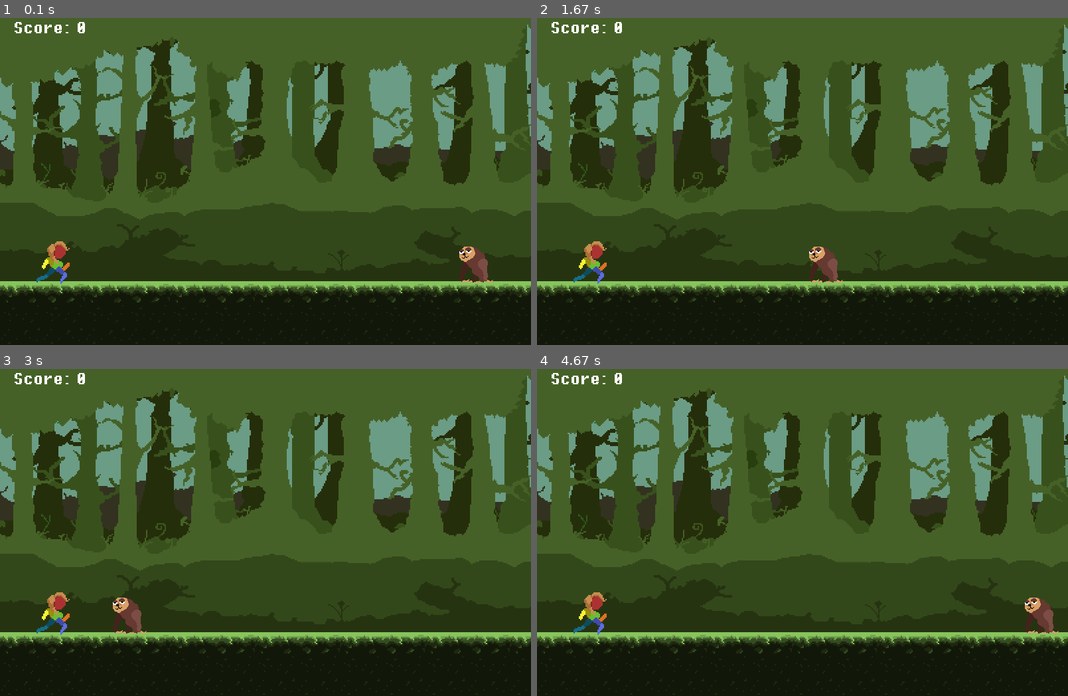
Above: before the commit, frames 1-4 (two rows, left to right).
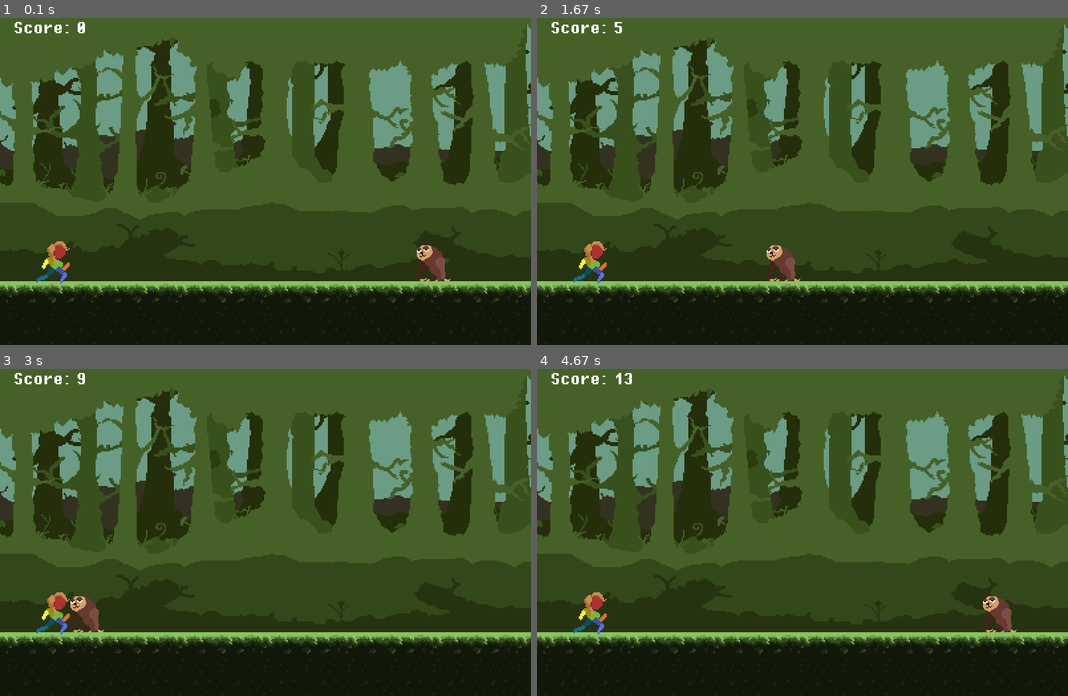
Above: after the commit, the same moments.

Repository: mattfwilson/pygame
Game: pygame game, started from platformer/scroller.py
The game is run twice, just before and just after one commit, with the same random seed, the same clock (stepped at 60 frames per second) and the same inputs.
Inputs (mouse positions are in pixels of both pictures, inside the frame that each line leads up to):
- Up to frame 1 (0.1 s): no input
- Up to frame 2 (1.67 s): press the mouse at (940, 263) at 0.37 s; move the mouse to (860, 171) at 0.47 s; release the mouse at (781, 83) at 0.6 s; press the mouse at (898, 263) at 0.7 s; move the mouse to (760, 266) at 0.8 s; release the mouse at (616, 273) at 0.93 s; press the mouse at (860, 263) at 1.03 s; move the mouse to (775, 191) at 1.13 s; release the mouse at (690, 119) at 1.27 s; press the mouse at (823, 263) at 1.37 s; move the mouse to (802, 279) at 1.47 s; release the mouse at (791, 299) at 1.6 s
- Up to frame 3 (3 s): press the mouse at (244, 614) at 1.7 s; move the mouse to (153, 565) at 1.8 s; release the mouse at (69, 516) at 1.93 s; press the mouse at (201, 614) at 2.03 s; move the mouse to (307, 630) at 2.13 s; release the mouse at (414, 646) at 2.27 s; press the mouse at (164, 614) at 2.37 s; move the mouse to (281, 555) at 2.47 s; release the mouse at (398, 496) at 2.6 s; press the mouse at (127, 614) at 2.7 s; move the mouse to (138, 584) at 2.8 s; release the mouse at (153, 555) at 2.93 s
- Up to frame 4 (4.67 s): press the mouse at (621, 614) at 3.03 s; move the mouse to (632, 571) at 3.13 s; release the mouse at (643, 529) at 3.27 s; press the mouse at (579, 614) at 3.37 s; move the mouse to (632, 506) at 3.47 s; release the mouse at (685, 401) at 3.6 s; press the mouse at (547, 614) at 3.7 s; move the mouse to (690, 522) at 3.8 s; release the mouse at (834, 434) at 3.93 s; click (1014, 614) at 4.55 s

The runs differ from the first frame. In frame 1, 0.9% of the frame differs, in the area x 78-93%, y 69-82%; in frame 2, 0.9%; in frame 3, 0.9%; in frame 4, 0.9%, in the area x 14-99%, y 1-82%.

Commit message:
Score updates when mouse is over enemy.

Diff:
--- a/platformer/scroller.py
+++ b/platformer/scroller.py
@@ -7,33 +7,49 @@
 pg.display.set_caption('Platformer v1.0') # renames the title of the pygame window
 score_font = pg.font.Font('resources/font/PixelOperator-Bold.ttf', 30) # creates font surface (font-family, font-size)
 
-bg_surf = pg.image.load('resources/bg.png') # create an image surface
-ground_surf = pg.image.load('resources/ground.png')
-sloth_surf = pg.image.load('resources/enemy_sloth.png').convert_alpha() # creates font attributes (string, anti-aliasing, color)
-sloth_x_pos = 700
-
 score = 0
 score_surf = score_font.render('Score:', False, 'White') # creates font attributes (string, anti-aliasing, color)
 score_num_surf = score_font.render(str(score), False, 'White') # creates font attributes (string, anti-aliasing, color)
 
+bg_surf = pg.image.load('resources/bg.png') # create an image surface
+ground_surf = pg.image.load('resources/ground.png')
+
 player_surf = pg.image.load('resources/char.png').convert_alpha()
 player_rect = player_surf.get_rect(midbottom = (80, 420))
+
+sloth_x_pos = 700
+sloth_y_pos = 420
+sloth_surf = pg.image.load('resources/enemy_sloth.png').convert_alpha() # creates font attributes (string, anti-aliasing, color)
+sloth_rect = sloth_surf.get_rect(bottomright = (sloth_x_pos, sloth_y_pos))
 
 while True: # perpetual loop to keep the game running
     for event in pg.event.get(): # get all possible events in pg library
         if event.type == pg.QUIT: # get even to allow closing the pg window
             pg.quit() # quits out of pygame
             exit() # quits out of loop on system level (otherwise throws vid sys no initialized error)
+        if event.type == pg.MOUSEMOTION:
+            if sloth_rect.collidepoint(event.pos):
+                score += 1
+                score_num_surf = score_font.render(str(score), False, 'White')
+                print('Hit!')
+        else:
+            print('Nothing...')
 
     SCREEN.blit(bg_surf, (0, 0)) # placement of image along x and y
     SCREEN.blit(ground_surf, (0, 416))
-    sloth_x_pos -= 3
-    if sloth_x_pos < -64:
-        sloth_x_pos = 800
+
     SCREEN.blit(score_surf, (20, 18))
     SCREEN.blit(score_num_surf, (115, 18))
-    SCREEN.blit(sloth_surf, (sloth_x_pos, 358))
+
     SCREEN.blit(player_surf, player_rect)
+
+    sloth_rect.x -= 3
+    if sloth_rect.right <= 0: # checks if right side of surf meets conditional
+        sloth_rect.left = 800 # repositions surf based on the left side of rect
+    SCREEN.blit(sloth_surf, sloth_rect)
+
+    # if player_rect.colliderect(sloth_rect): # check if one rect collides with another rect
+    #     print(f'You are getting pwned!')
 
     pg.display.update() # updates pg.display.set_mode()
     CLOCK.tick(60) # tells while loop to not run faster than 60fps
